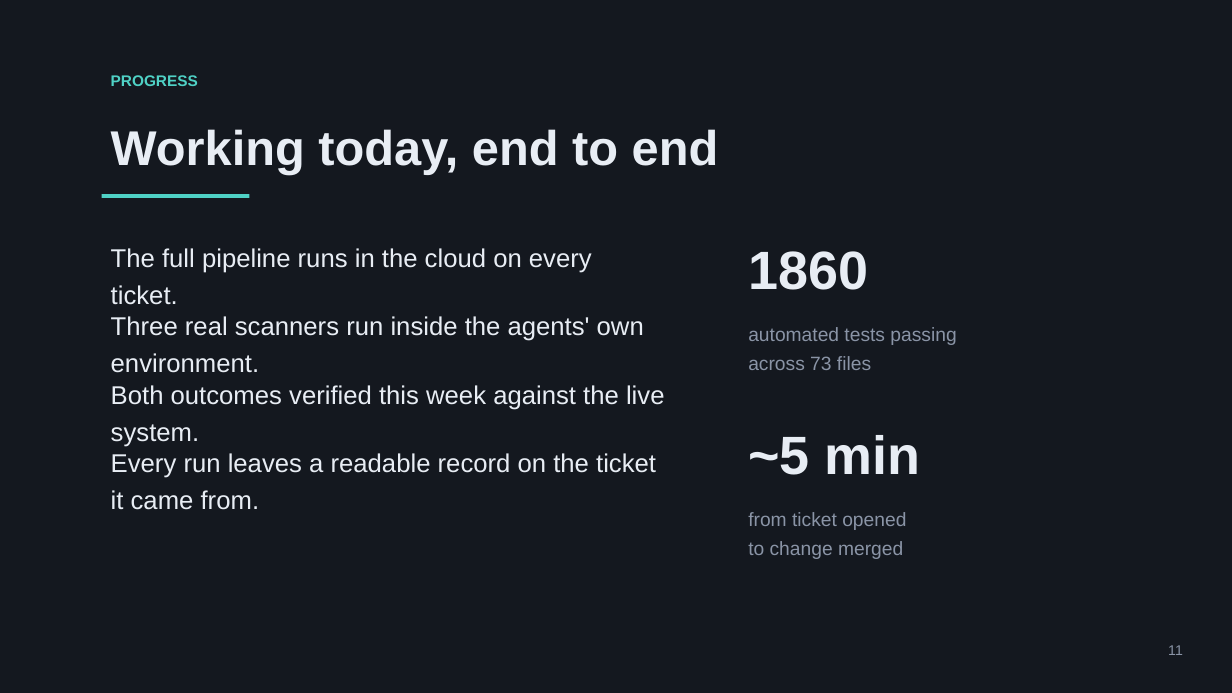
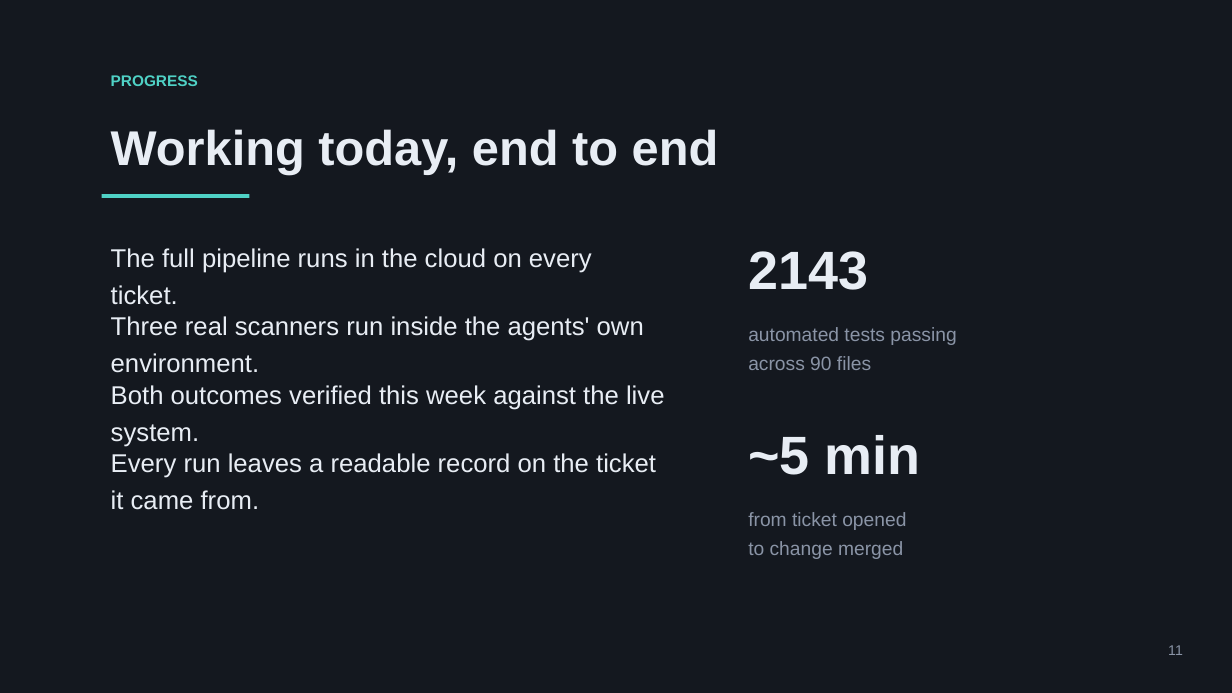
Before and after one commit to mohamedsorour1998/TheAgentOrg, a slide deck: slide 11 of docs/pitch/TheAgentOrg-final.pptx. Drawn at 1232x693 pixels with LibreOffice and Linux fonts; fonts in the diff are those of the drawing. Boxes give left, top, right and bottom in pixels: in the first picture for what was removed or moved away, otherwise in the second. Text is boxed around its words. In the diff, an @@ line names an element or a change of style, - is before the commit and + after.

```diff
--- a/docs/pitch/TheAgentOrg-final.pptx
+++ b/docs/pitch/TheAgentOrg-final.pptx
@@ text at (x1=748, y1=251, x2=868, y2=290): text changed @@
-1860
+2143
@@ text at (x1=748, y1=356, x2=871, y2=370): text changed @@
-across 73 files
+across 90 files
```
Also in this commit, not shown: 2 other slides changed, 1 other file.
